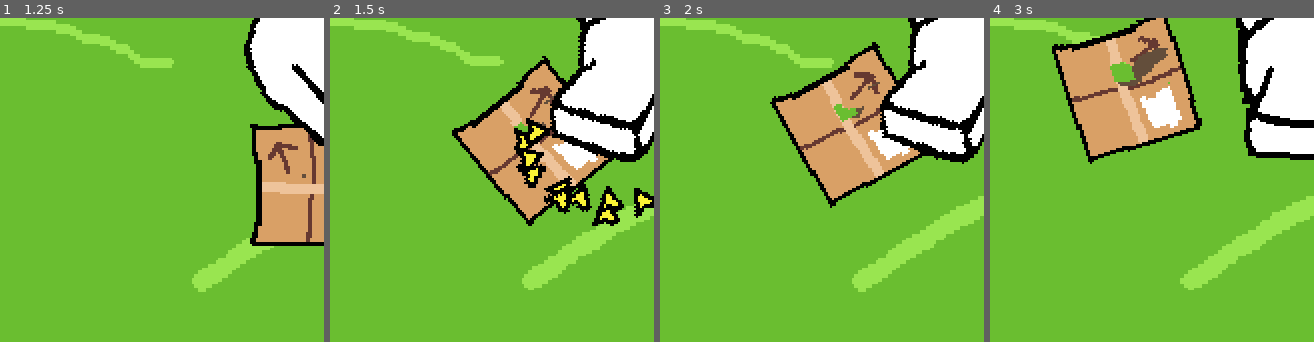
Above: before the commit, frames 1-4 (left to right).
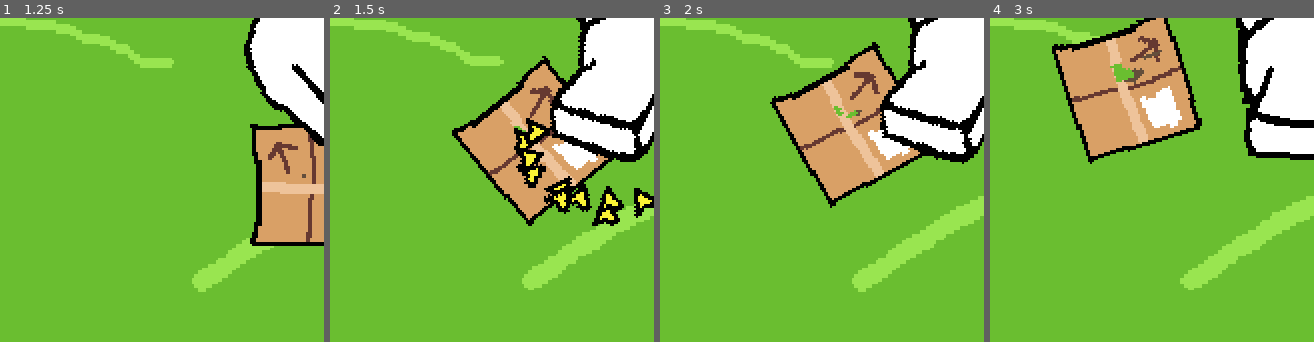
Above: after the commit, the same moments.

Repository: kennethbchen/RGHRGHRGH-Game
Game: Godot game, scene res://scenes/game.tscn
Two runs of this game, one before a commit and one after it. Both use one fixed random seed, a clock stepped at 60 frames per second and the inputs below.
Inputs (mouse positions are % of the whole screen's width and height, from its top left):
- Up to frame 1 (1.25 s): tap Enter at 0.5 s; move the mouse to (72, 45) at 0.52 s; press the mouse at (72, 45) at 0.53 s
- Up to frame 2 (1.5 s): tap Space at 1.25 s; move the mouse to (30, 55) at 1.27 s; release the mouse at (30, 55) at 1.28 s; click (30, 55) at 1.35 s
- Up to frame 3 (2 s): no input
- Up to frame 4 (3 s): move the mouse to (60, 28) at 2.02 s; press the mouse at (60, 28) at 2.03 s; tap Enter at 2.75 s; move the mouse to (45, 70) at 2.77 s; release the mouse at (45, 70) at 2.78 s; click (45, 70) at 2.85 s
The pictures show only the part of the screen within x 0-50%, y 14-64%; the shares and areas given below are measured in that part.

Frame 1 is identical in both runs. In frame 2, less than 0.1% of the frame differs, in the area x 58-70%, y 23-36%; in frame 3, 0.2%; in frame 4, 0.6%, in the area x 37-56%, y 9-21%.

Commit message:
Increased erosion levels

Diff:
--- a/scripts/biteable_prop.gd
+++ b/scripts/biteable_prop.gd
@@ -6,7 +6,7 @@
 
 @export var angular_velocity_limit: float = 4
 
-@export var erosion_levels: int = 20
+@export var erosion_levels: int = 30
 
 @onready var sprite: Sprite2D = $Sprite2D
 
--- a/shaders/erosion.tres
+++ b/shaders/erosion.tres
@@ -72,17 +72,17 @@
 default_value = 64
 
 [sub_resource type="VisualShaderNodeFrame" id="VisualShaderNodeFrame_62oxi"]
-size = Vector2(1172, 529)
+size = Vector2(1172, 358)
 title = "Quantize UV"
 attached_nodes = PackedInt32Array(21, 23, 18, 20, 22)
 
 [sub_resource type="VisualShaderNodeFrame" id="VisualShaderNodeFrame_qxhmg"]
-size = Vector2(580, 659)
+size = Vector2(580, 422)
 title = "Control Erosion Level"
 attached_nodes = PackedInt32Array(17, 27, 28)
 
 [sub_resource type="VisualShaderNodeFrame" id="VisualShaderNodeFrame_ls738"]
-size = Vector2(580, 283)
+size = Vector2(580, 150)
 title = "Sprite Alpha Mask"
 attached_nodes = PackedInt32Array(10, 11)
 
@@ -158,7 +158,7 @@
 operator = 2
 
 [sub_resource type="VisualShaderNodeFrame" id="VisualShaderNodeFrame_pf1im"]
-size = Vector2(692, 433)
+size = Vector2(692, 134)
 title = "Avoid Erosion Mask"
 attached_nodes = PackedInt32Array(5, 2)
 
@@ -168,23 +168,23 @@
 operator = 1
 
 [sub_resource type="VisualShaderNodeFrame" id="VisualShaderNodeFrame_wqnax"]
-size = Vector2(820, 561)
+size = Vector2(820, 262)
 title = "Receives Inside Color Mask"
 attached_nodes = PackedInt32Array(30, 39, 29)
 
 [sub_resource type="VisualShaderNodeFrame" id="VisualShaderNodeFrame_l48cn"]
-size = Vector2(761, 587)
+size = Vector2(760, 254)
 title = "Receives Original Sprite Color Mask"
 attached_nodes = PackedInt32Array(36, 33, 43)
 
 [sub_resource type="VisualShaderNodeFrame" id="VisualShaderNodeFrame_pm4ah"]
-size = Vector2(676, 482)
+size = Vector2(676, 246)
 title = "Set Inside Color"
 attached_nodes = PackedInt32Array(31, 6)
 
 [sub_resource type="VisualShaderNodeFrame" id="VisualShaderNodeFrame_im3mb"]
 linked_parent_graph_frame = 41
-size = Vector2(257, 482)
+size = Vector2(256, 118)
 title = "Set Original Sprite Color"
 attached_nodes = PackedInt32Array(37)
 
@@ -328,7 +328,6 @@
 
 }
 "
-graph_offset = Vector2(876.936, 529.795)
 mode = 1
 flags/light_only = false
 nodes/fragment/0/position = Vector2(4416, 1440)
